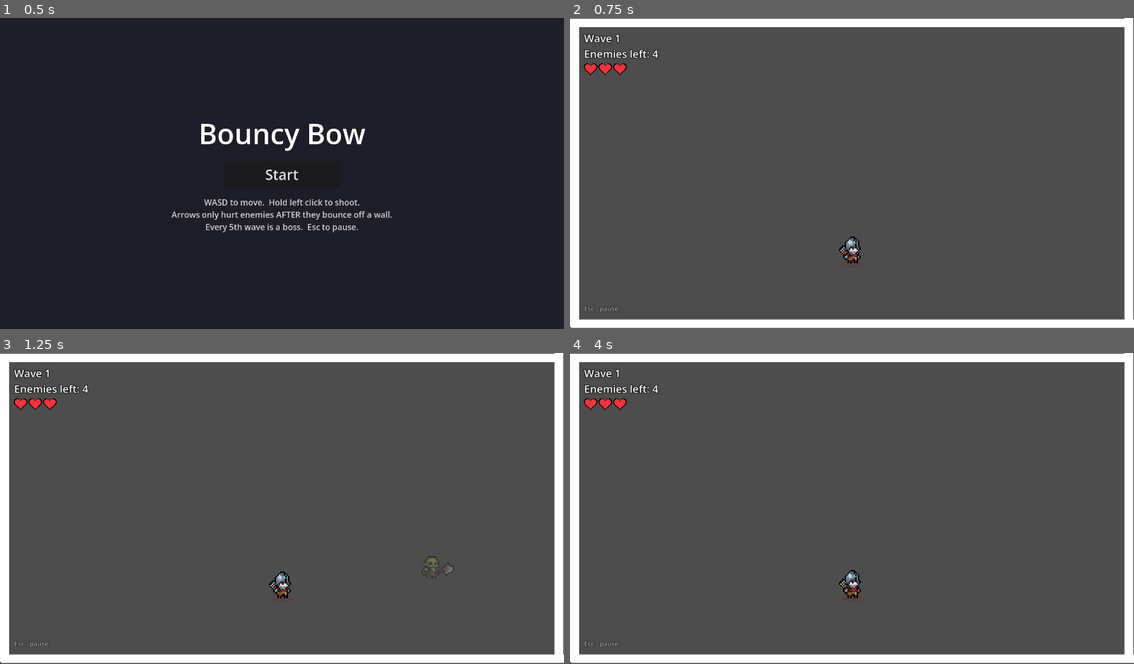
Above: before the commit, frames 1-4 (two rows, left to right).
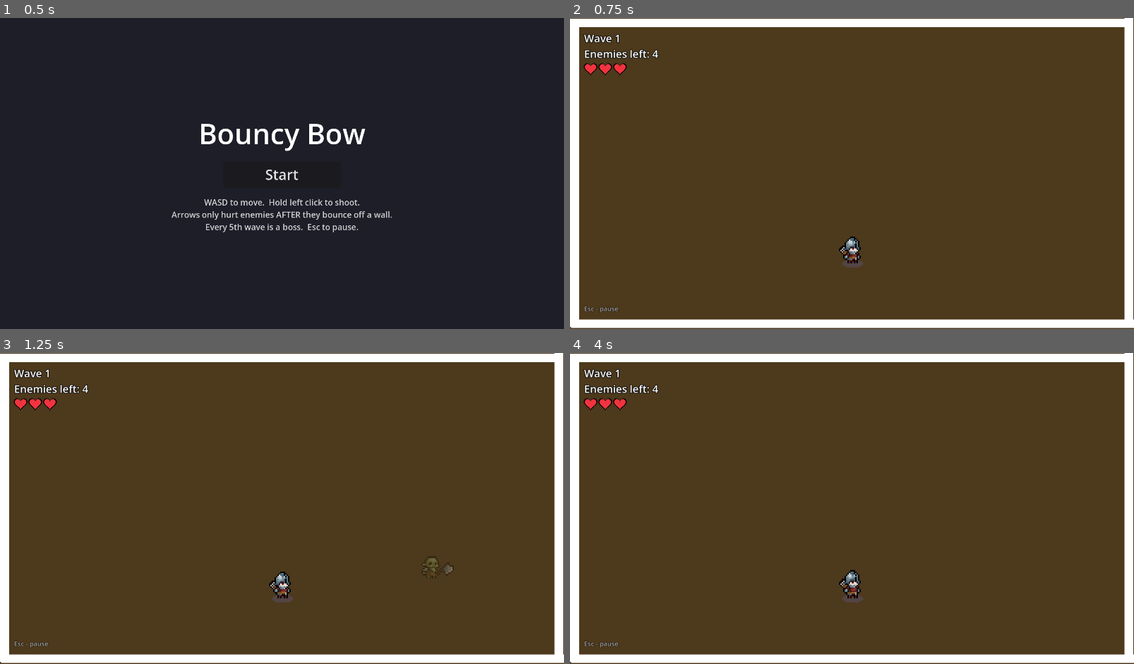
Above: after the commit, the same moments.

Repository: Krishlin/bouncybow
Game: Godot game, scene res://Scenes/MainMenu.tscn
Two runs of this game, one before a commit and one after it. Both use one fixed random seed, a clock stepped at 60 frames per second and the inputs below.
Inputs (mouse positions are in pixels of both pictures, inside the frame that each line leads up to):
- Up to frame 1 (0.5 s): no input
- Up to frame 2 (0.75 s): click "Start" at 0.5 s
- Up to frame 3 (1.25 s): no input
- Up to frame 4 (4 s): tap Enter at 1.25 s; move the mouse to (976, 492) at 1.27 s; press the mouse at (976, 492) at 1.28 s; hold D (right) 1.28-2.03 s; move the mouse to (739, 524) at 2.02 s; release the mouse at (739, 524) at 2.03 s; hold S (down) 2.03-2.75 s; tap P at 2.1 s; click "Main Menu (restarts the whole…" at 2.75 s; click "Start" at 3.5 s

Frame 1 is identical in both runs. In frame 2, 91% of the frame differs, in the area x 0-100%, y 0-100%; in frame 3, 91%; in frame 4, 91%.

Commit message:
working version bouncybow

Diff:
--- a/project.godot
+++ b/project.godot
@@ -59,3 +59,4 @@
 [rendering]
 
 rendering_device/driver.windows="d3d12"
+environment/defaults/default_clear_color=Color(0.3019608, 0.22352941, 0.10980392, 1)
